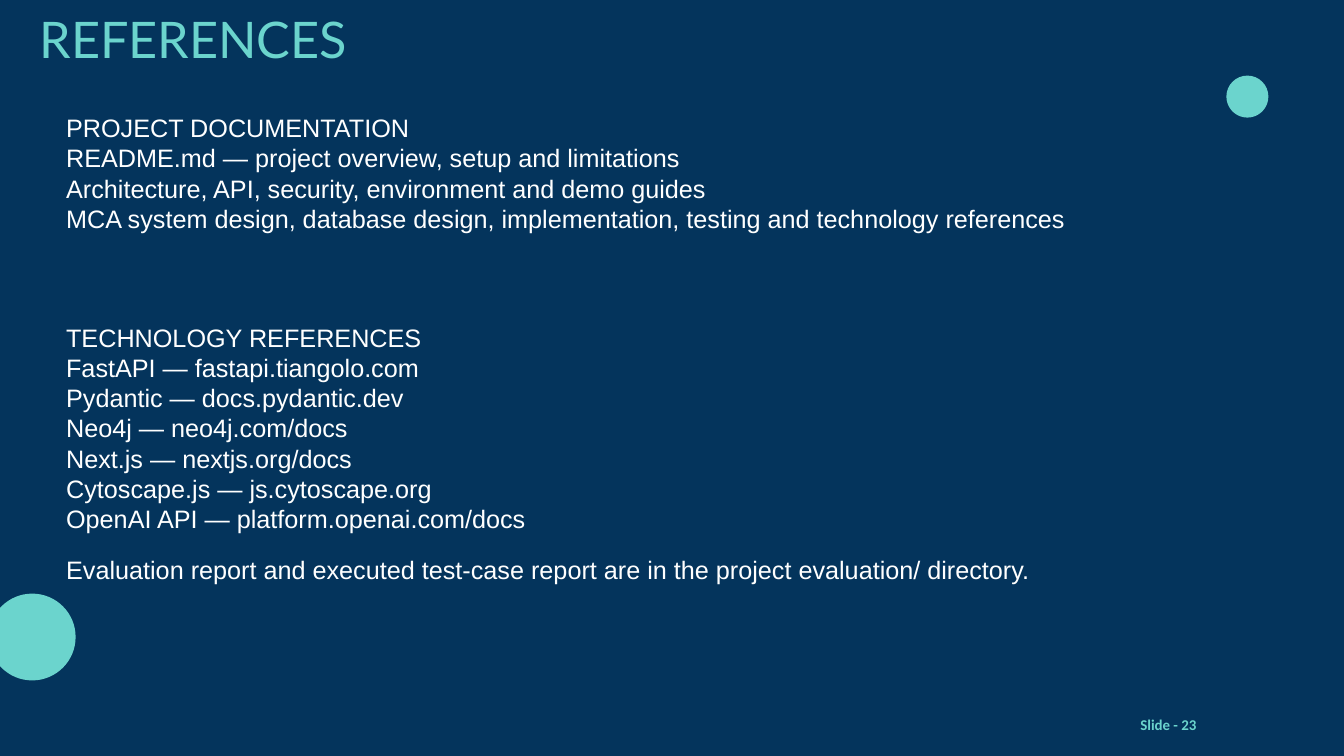
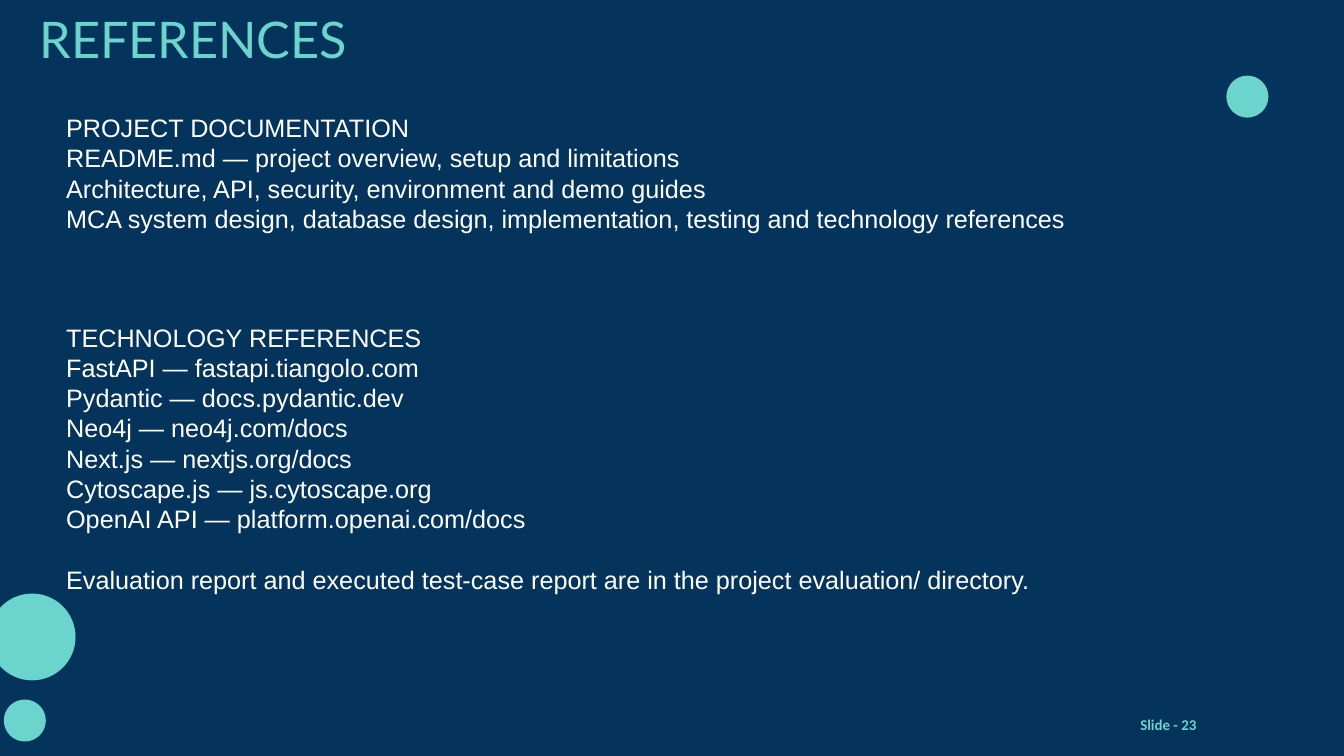
Before and after one commit to kabilan386/ai-powered-knowledge-graph-assistant, a slide deck: slide 23 of presentations/GraphRAG_Project_Viva_Template.pptx. Drawn at 1344x756 pixels with LibreOffice and Linux fonts; fonts in the diff are those of the drawing; background and template pictures are left out. Boxes give left, top, right and bottom in pixels: in the first picture for what was removed or moved away, otherwise in the second. Text is boxed around its words. In the diff, an @@ line names an element or a change of style, - is before the commit and + after.

```diff
--- a/presentations/GraphRAG_Project_Viva_Template.pptx
+++ b/presentations/GraphRAG_Project_Viva_Template.pptx
@@ text "TECHNOLOGY REFERENCES" rewrapped from (66, 329, 1029, 584) to (66, 329, 1029, 594) @@
@@ freeform shape added at (4, 700, 46, 741), fill #6BD4CD @@
```
Also in this commit, not shown: 19 other slides changed, 1 other file.
